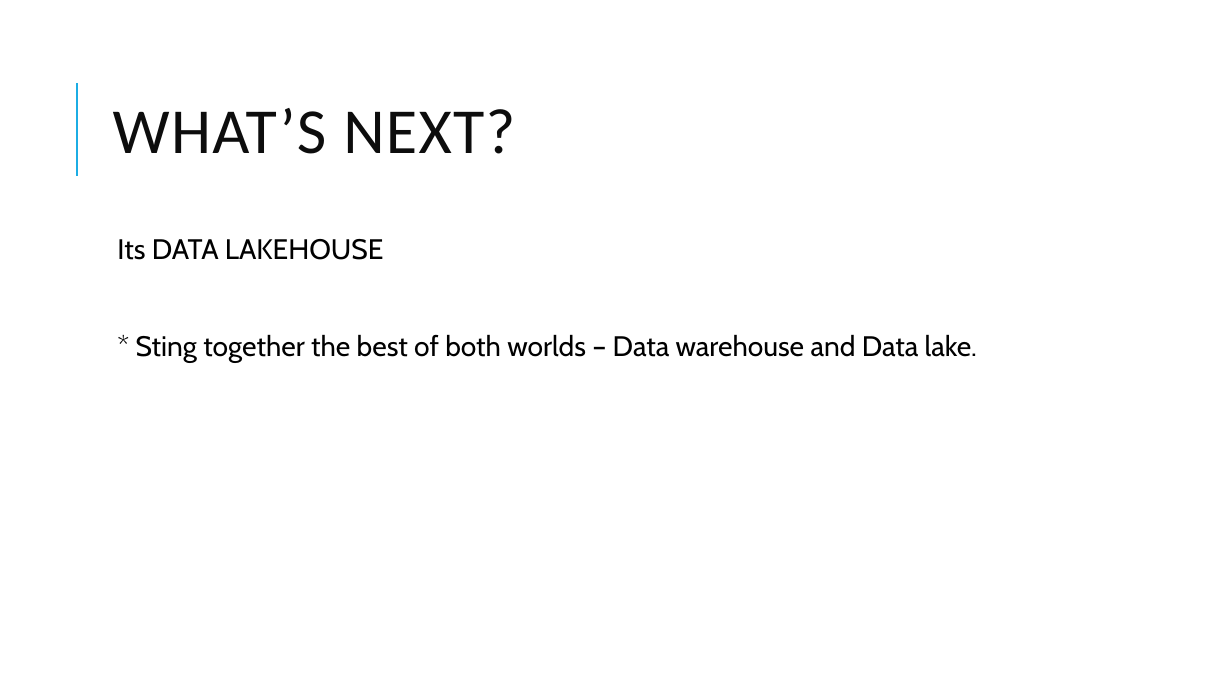
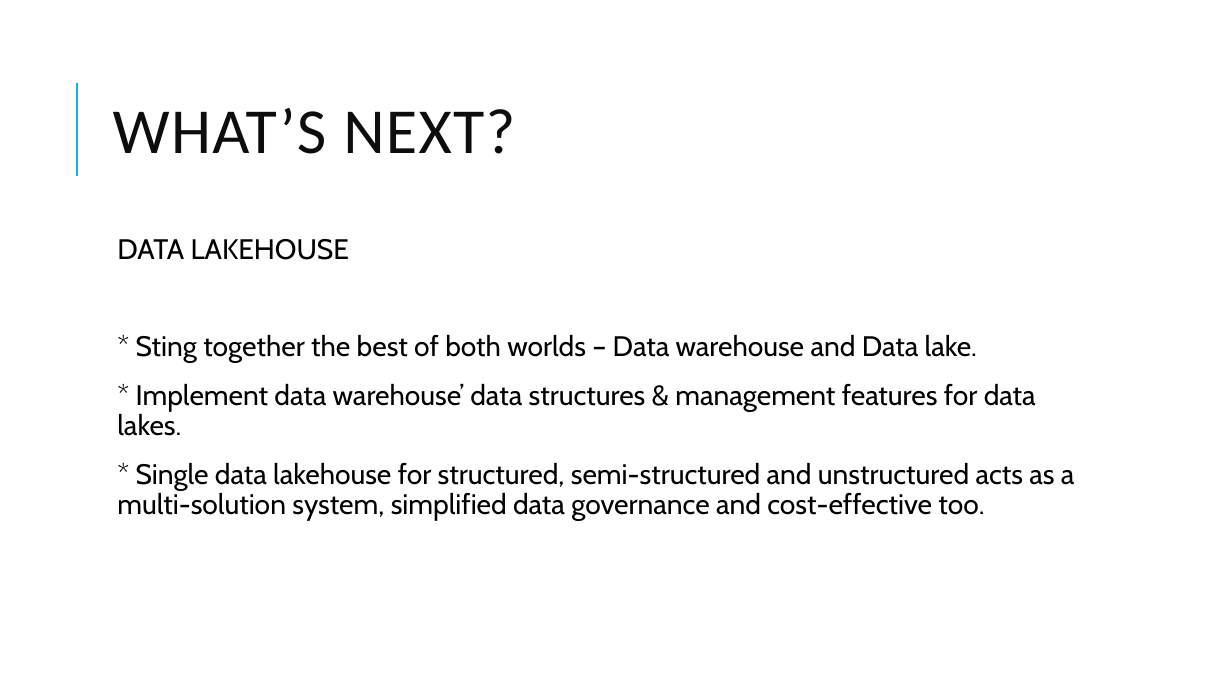
Before and after one commit to dinesarun/common, a slide deck: slide 21 of sessions/GAB 2021/Choosing right Data Service.pptx (slide 19 before the commit). Drawn at 1232x693 pixels with LibreOffice and Linux fonts; fonts in the diff are those of the drawing. Boxes give left, top, right and bottom in pixels: in the first picture for what was removed or moved away, otherwise in the second. Text is boxed around its words. In the diff, an @@ line names an element or a change of style, - is before the commit and + after.

```diff
--- a/sessions/GAB 2021/Choosing right Data Service.pptx
+++ b/sessions/GAB 2021/Choosing right Data Service.pptx
@@ text at (117,239,350,260): text changed @@
-  Its DATA LAKEHOUSE
+  DATA LAKEHOUSE
@@ text at (117,383,1075,521): paragraphs added @@
+  * Implement data warehouse’ data structures & management features for data lakes.
+  * Single data lakehouse for structured, semi-structured and unstructured acts as a multi-solution system, simplified data governance and cost-effective too.
```
Also in this commit, not shown: 14 other slides changed, 2 slides added.
